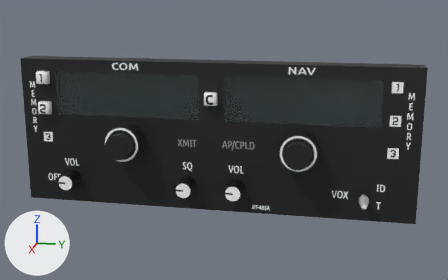
An edit to the Blender file Models/Interior/Panel/Avionics/com-nav/com-nav-1.blend, drawn before and after from the same camera.
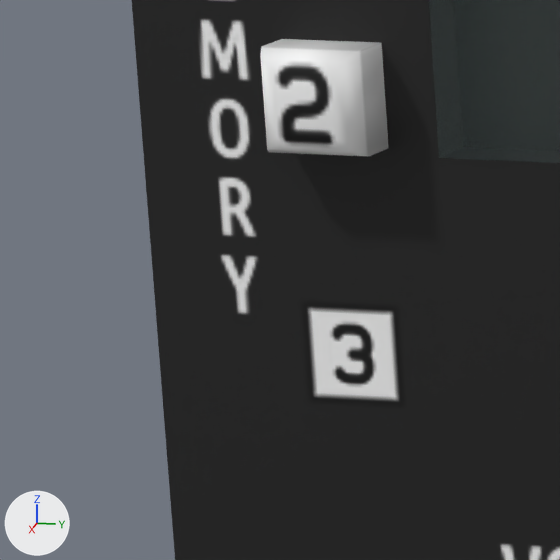
The first picture shows the older version from a camera (50 mm lens) standing at (0.2342, 0.0519, 0.0582) and looking at (0.0003, 0.0051, -0.0003). The close-ups show both versions on the part from 2% to 16% of the width and 35% to 57% of the height of that picture; other places that the commit changed are outside them. Every picture has the same lights, and +X, +Y and +Z are marked at lower left.

The first close-up shows 'COMMemory2Button', 'Face.', 'Glass'.
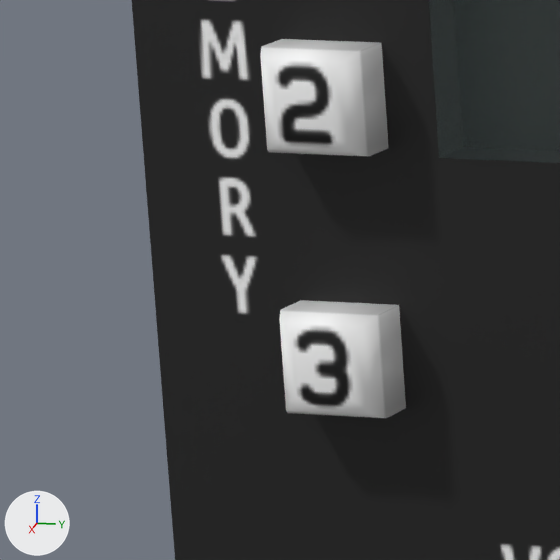
Changed parts and their boxes (x1, y1, x2, y2) in the close-ups (560 x 560 px):
'COMMemory3Button', shown: after (279, 300, 406, 418)

The change, as a list of edits to the scene's bpy script:
```text
Change ob_commemory3button:
    remove ob_commemory3button.hide_set(True)
```
